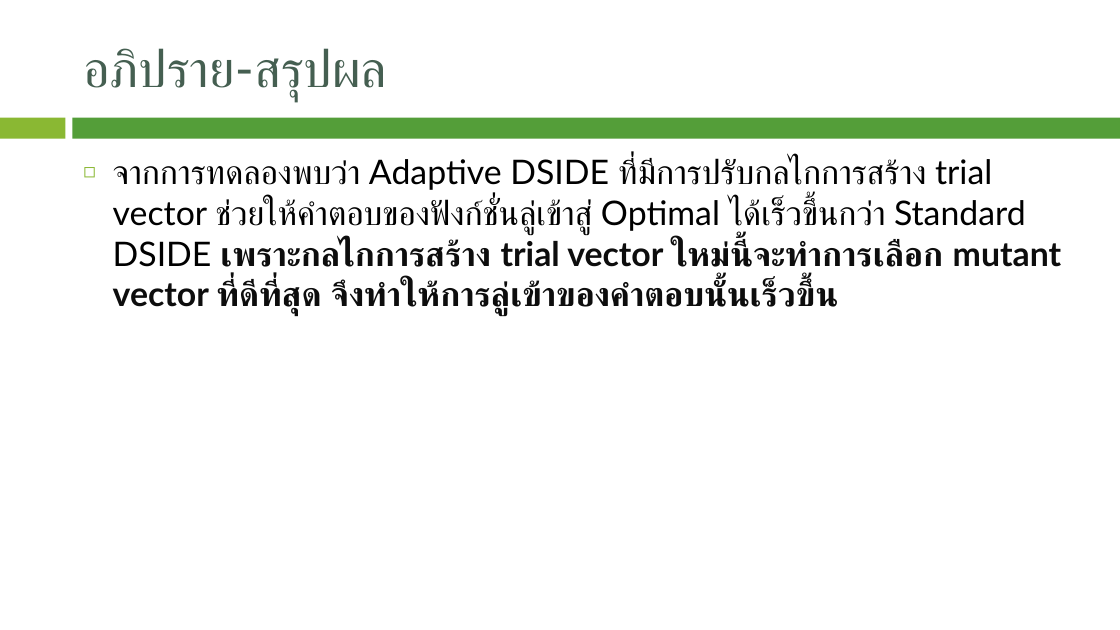
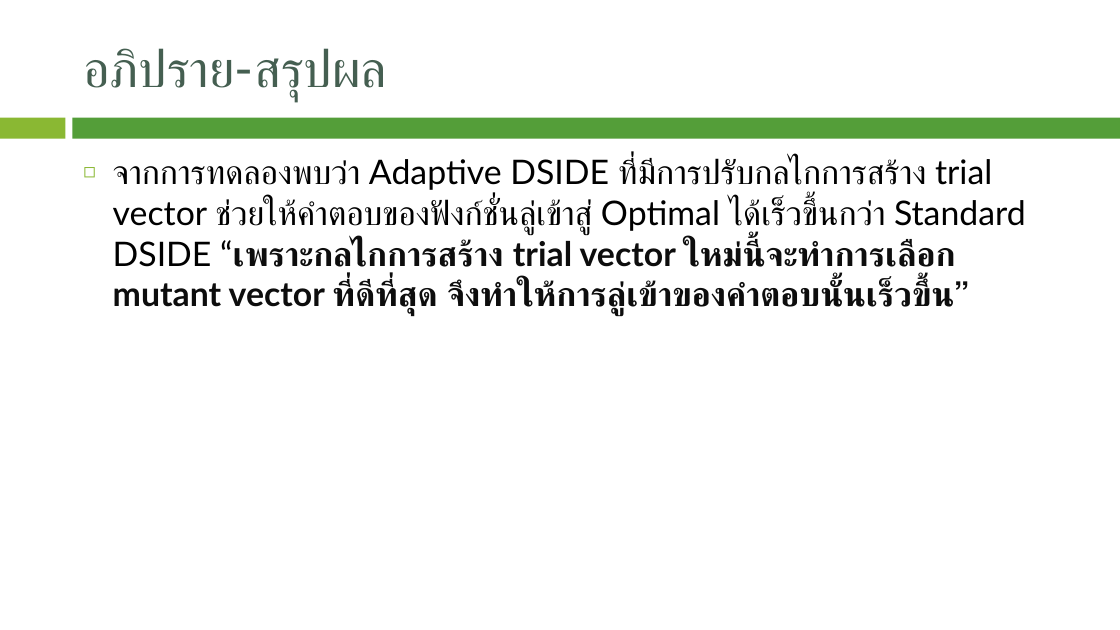
Before and after one commit to JhonSPattan/Algorithm, a slide deck: slide 12 of Adptive_DSIDE.pptx (slide 10 before the commit). Drawn at 1120x630 pixels with LibreOffice and Linux fonts; fonts in the diff are those of the drawing; background and template pictures are left out. Boxes give left, top, right and bottom in pixels: in the first picture for what was removed or moved away, otherwise in the second. Text is boxed around its words. In the diff, an @@ line names an element or a change of style, - is before the commit and + after.

Commit message:
update DSIDE

```diff
--- a/Adptive_DSIDE.pptx
+++ b/Adptive_DSIDE.pptx
@@ text at [113,159,1026,316]: text changed @@
-◻ จากการทดลองพบว่า Adaptive DSIDE ที่มีการปรับกลไกการสร้าง trial vector ช่วยให้คำตอบของฟังก์ชั่นลู่เข้าสู่ Optimal ได้เร็วขึ้นกว่า Standard DSIDE เพราะกลไกการสร้าง trial vector ใหม่นี้จะทำการเลือก mutant vector ที่ดีที่สุด จึงทำให้การลู่เข้าของคำตอบนั้นเร็วขึ้น
+◻ จากการทดลองพบว่า Adaptive DSIDE ที่มีการปรับกลไกการสร้าง trial vector ช่วยให้คำตอบของฟังก์ชั่นลู่เข้าสู่ Optimal ได้เร็วขึ้นกว่า Standard DSIDE “เพราะกลไกการสร้าง trial vector ใหม่นี้จะทำการเลือก mutant vector ที่ดีที่สุด จึงทำให้การลู่เข้าของคำตอบนั้นเร็วขึ้น”
```
Also in this commit, not shown: 1 other slide changed, 2 slides added, 39 other files.
